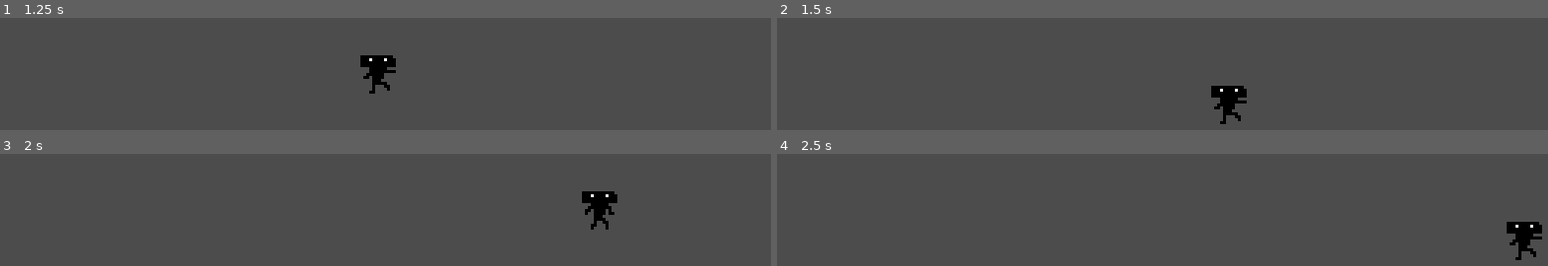
Above: before the commit, frames 1-4 (two rows, left to right).
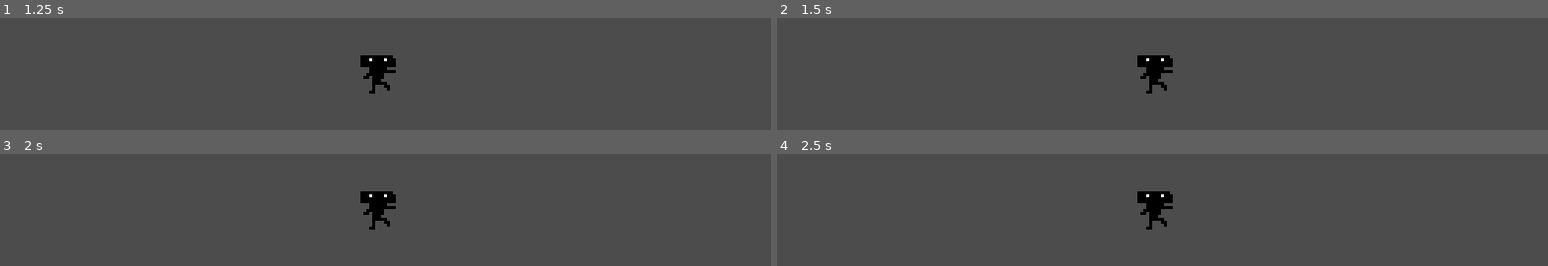
Above: after the commit, the same moments.

Repository: EdgarsJoja/GodotPrototype1
Game: Godot game, scene res://Scenes/World.tscn
The game is run twice, just before and just after one commit, with the same random seed, the same clock (stepped at 60 frames per second) and the same inputs.
Inputs:
- Up to frame 1 (1.25 s): tap Space (Jump) at 0.77 s
- Up to frame 2 (1.5 s): no input
- Up to frame 3 (2 s): tap Space (Jump) at 1.52 s
- Up to frame 4 (2.5 s): no input

Frame 1 is identical in both runs. In frame 2, 1.8% of the frame differs, in the area x 46-61%, y 33-95%; in frame 3, 1.8%, in the area x 46-81%, y 33-68%; in frame 4, 1.8%.

Commit message:
Pausing game on obstacle collision.

Diff:
--- /dev/null
+++ b/Game/Game.gd
@@ -0,0 +1,12 @@
+extends Node
+
+export (NodePath) var game_manager_path;
+onready var gameManager = get_node(game_manager_path)
+
+func _ready():
+	print("Game ready!")
+	connect_nodes()
+
+func connect_nodes():
+	for obstacle in get_tree().get_nodes_in_group("Obstacle"):
+		obstacle.connect("obstacle_collision", gameManager, "_on_obstacle_collision")
--- /dev/null
+++ b/Scenes/GameManager.gd
@@ -0,0 +1,5 @@
+extends Node
+
+func _on_obstacle_collision():
+	print("Obstacle collision")
+	get_tree().paused = true
--- /dev/null
+++ b/Scenes/GameManager.tscn
@@ -0,0 +1,6 @@
+[gd_scene load_steps=2 format=2]
+
+[ext_resource path="res://Scenes/GameManager.gd" type="Script" id=1]
+
+[node name="GameManager" type="Node"]
+script = ExtResource( 1 )
--- a/Scenes/World.tscn
+++ b/Scenes/World.tscn
@@ -1,33 +1,39 @@
-[gd_scene load_steps=4 format=2]
+[gd_scene load_steps=6 format=2]
 
 [ext_resource path="res://Player/Player.tscn" type="PackedScene" id=1]
 [ext_resource path="res://Scenes/World/Obstacle.tscn" type="PackedScene" id=2]
+[ext_resource path="res://Scenes/GameManager.tscn" type="PackedScene" id=3]
+[ext_resource path="res://Game/Game.gd" type="Script" id=4]
 
 [sub_resource type="RectangleShape2D" id=1]
 extents = Vector2( 500, 10 )
 
-[node name="World" type="Node2D"]
+[node name="Game" type="Node"]
+script = ExtResource( 4 )
+game_manager_path = NodePath("GameManager")
 
-[node name="Ground" type="StaticBody2D" parent="." groups=[
+[node name="World" type="Node2D" parent="."]
+
+[node name="Ground" type="StaticBody2D" parent="World" groups=[
 "Ground",
 ]]
 position = Vector2( 504.065, 407.092 )
 
-[node name="GroundCollisionShape" type="CollisionShape2D" parent="Ground"]
+[node name="GroundCollisionShape" type="CollisionShape2D" parent="World/Ground"]
 shape = SubResource( 1 )
 
-[node name="Player" parent="." instance=ExtResource( 1 )]
+[node name="Player" parent="World" instance=ExtResource( 1 )]
 position = Vector2( 16.8006, 377.368 )
 
-[node name="ObstaclesYSort" type="YSort" parent="."]
+[node name="ObstaclesYSort" type="YSort" parent="World"]
 
-[node name="Obstacle" parent="ObstaclesYSort" instance=ExtResource( 2 )]
+[node name="Obstacle" parent="World/ObstaclesYSort" instance=ExtResource( 2 )]
 position = Vector2( 672.025, 377.368 )
 
-[node name="Obstacle2" parent="ObstaclesYSort" instance=ExtResource( 2 )]
+[node name="Obstacle2" parent="World/ObstaclesYSort" instance=ExtResource( 2 )]
 position = Vector2( 404.507, 377.368 )
 
-[node name="Obstacle3" parent="ObstaclesYSort" instance=ExtResource( 2 )]
+[node name="Obstacle3" parent="World/ObstaclesYSort" instance=ExtResource( 2 )]
 position = Vector2( 418.723, 377.368 )
 
-[editable path="ObstaclesYSort/Obstacle"]
+[node name="GameManager" parent="." instance=ExtResource( 3 )]
--- /dev/null
+++ b/Scenes/World/Obstacle.gd
@@ -0,0 +1,6 @@
+extends StaticBody2D
+
+signal obstacle_collision
+
+func _on_ObstacleArea2D_area_entered(area):
+	emit_signal("obstacle_collision")
--- a/Scenes/World/Obstacle.tscn
+++ b/Scenes/World/Obstacle.tscn
@@ -1,12 +1,15 @@
 [gd_scene load_steps=4 format=2]
 
-[ext_resource path="res://Scenes/World/ObstacleArea2D.gd" type="Script" id=1]
+[ext_resource path="res://Scenes/World/Obstacle.gd" type="Script" id=1]
 
 [sub_resource type="CapsuleShape2D" id=1]
 
 [sub_resource type="CapsuleShape2D" id=2]
 
-[node name="Obstacle" type="StaticBody2D"]
+[node name="Obstacle" type="StaticBody2D" groups=[
+"Obstacle",
+]]
+script = ExtResource( 1 )
 
 [node name="CollisionShape2D" type="CollisionShape2D" parent="."]
 shape = SubResource( 1 )
@@ -14,8 +17,7 @@
 
 [node name="ObstacleArea2D" type="Area2D" parent="."]
 collision_mask = 0
-script = ExtResource( 1 )
 
 [node name="CollisionShape2D" type="CollisionShape2D" parent="ObstacleArea2D"]
 shape = SubResource( 2 )
-[connection signal="area_entered" from="ObstacleArea2D" to="ObstacleArea2D" method="_on_ObstacleArea2D_area_entered"]
+[connection signal="area_entered" from="ObstacleArea2D" to="." method="_on_ObstacleArea2D_area_entered"]
--- a/Scenes/World/ObstacleArea2D.gd
+++ /dev/null
@@ -1,4 +0,0 @@
-extends Area2D
-
-func _on_ObstacleArea2D_area_entered(area):
-	print("Collision with: " + area.name)
